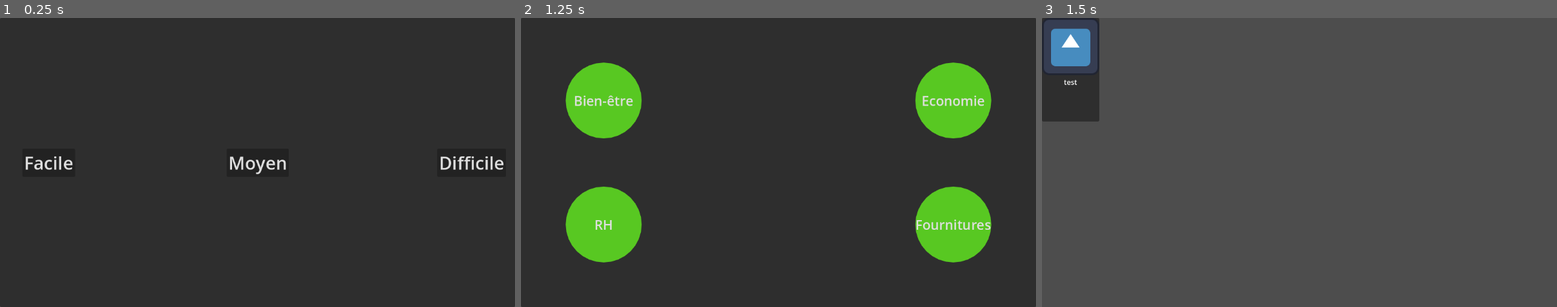
Above: before the commit, frames 1-3 (left to right).
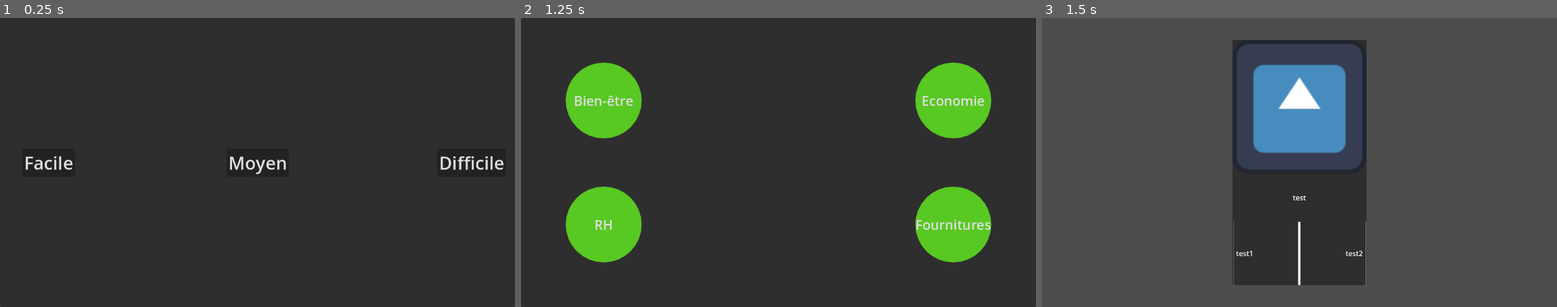
Above: after the commit, the same moments.

Repository: Bebel9445/audit_inc
Game: Godot game, scene res://Scenes/Main.tscn
Two runs of this game, one before a commit and one after it. Both use one fixed random seed, a clock stepped at 60 frames per second and the inputs below. The engine's default icon, where the game draws it, is replaced by a stand-in: a white triangle on a blue panel in a dark square.
Inputs:
- Up to frame 1 (0.25 s): no input
- Up to frame 2 (1.25 s): click "Facile" at 0.5 s
- Up to frame 3 (1.5 s): click "Economie" at 1.25 s

Frames 1-2 are identical in both runs. In frame 3, 20% of the frame differs, in the area x 0-64%, y 0-93%.

Commit message:
Modification de la scène des cartes + du script pour rajouter des labels de choix gauche et droite

Diff:
--- a/Scenes/Carte.tscn
+++ b/Scenes/Carte.tscn
@@ -4,8 +4,17 @@
 [ext_resource type="Texture2D" uid="uid://emeu0srrssrn" path="res://icon.svg" id="2_xaili"]
 
 [node name="Carte" type="MarginContainer"]
-offset_right = 40.0
-offset_bottom = 40.0
+anchors_preset = 8
+anchor_left = 0.5
+anchor_top = 0.5
+anchor_right = 0.5
+anchor_bottom = 0.5
+offset_left = -150.0
+offset_top = -275.0
+offset_right = 150.0
+offset_bottom = 275.0
+grow_horizontal = 2
+grow_vertical = 2
 script = ExtResource("1_xd5ti")
 
 [node name="Panel" type="Panel" parent="."]
@@ -16,11 +25,47 @@
 
 [node name="TextureRect" type="TextureRect" parent="VBoxContainer"]
 layout_mode = 2
+size_flags_vertical = 0
 texture = ExtResource("2_xaili")
+expand_mode = 4
 
 [node name="Label" type="Label" parent="VBoxContainer"]
 custom_minimum_size = Vector2(0, 100)
 layout_mode = 2
 text = "test"
 horizontal_alignment = 1
-clip_text = true
+vertical_alignment = 1
+autowrap_mode = 2
+
+[node name="HBoxContainer" type="HBoxContainer" parent="VBoxContainer"]
+layout_mode = 2
+size_flags_vertical = 3
+alignment = 1
+
+[node name="VSeparator2" type="VSeparator" parent="VBoxContainer/HBoxContainer"]
+layout_mode = 2
+
+[node name="LabelGauche" type="Label" parent="VBoxContainer/HBoxContainer"]
+custom_minimum_size = Vector2(125, 0)
+layout_mode = 2
+size_flags_horizontal = 2
+text = "test1"
+vertical_alignment = 1
+autowrap_mode = 2
+
+[node name="ColorRect" type="ColorRect" parent="VBoxContainer/HBoxContainer"]
+custom_minimum_size = Vector2(5, 0)
+layout_mode = 2
+size_flags_horizontal = 4
+
+[node name="LabelDroite" type="Label" parent="VBoxContainer/HBoxContainer"]
+custom_minimum_size = Vector2(135, 0)
+layout_mode = 2
+size_flags_horizontal = 10
+text = "test2"
+horizontal_alignment = 2
+vertical_alignment = 1
+autowrap_mode = 2
+
+[node name="VSeparator" type="VSeparator" parent="VBoxContainer/HBoxContainer"]
+layout_mode = 2
--- a/Scripts/initCarte.gd
+++ b/Scripts/initCarte.gd
@@ -2,13 +2,17 @@
 
 @onready var card_image: TextureRect = $VBoxContainer/TextureRect
 @onready var card_text: Label = $VBoxContainer/Label
+@onready var card_text_gauche: Label = $VBoxContainer/HBoxContainer/LabelGauche
+@onready var card_text_droite: Label = $VBoxContainer/HBoxContainer/LabelDroite
 
 func _ready():
 	pass
 
-func set_card(image: Texture2D, text: String):
+func set_card(image: Texture2D, text: String, textGauche: String, textDroite: String):
 	card_image.texture = image
 	card_text.text = text
+	card_text_gauche.text = textGauche
+	card_text_droite.text = textDroite
 
 #var img = load("res://pngtree-gold-coins-stack-icon-flat-illustration-of-golden-vector-for-web-png-image_12528911.png")
 #func _process(delta):
--- a/Scripts/main.gd
+++ b/Scripts/main.gd
@@ -27,7 +27,7 @@
 
 	if (nomPole == "RH") :
 		var img = load("res://icon.svg")
-		carte_instance.set_card(img, "Voici le pole RH !")
+		carte_instance.set_card(img, "Voici le pole RH !", "Choix de gauche", "choix de droite (la droiiiiite hein)")
 	elif (nomPole == "Economie") :
 		pass
 	elif (nomPole == "Fournitures") :
